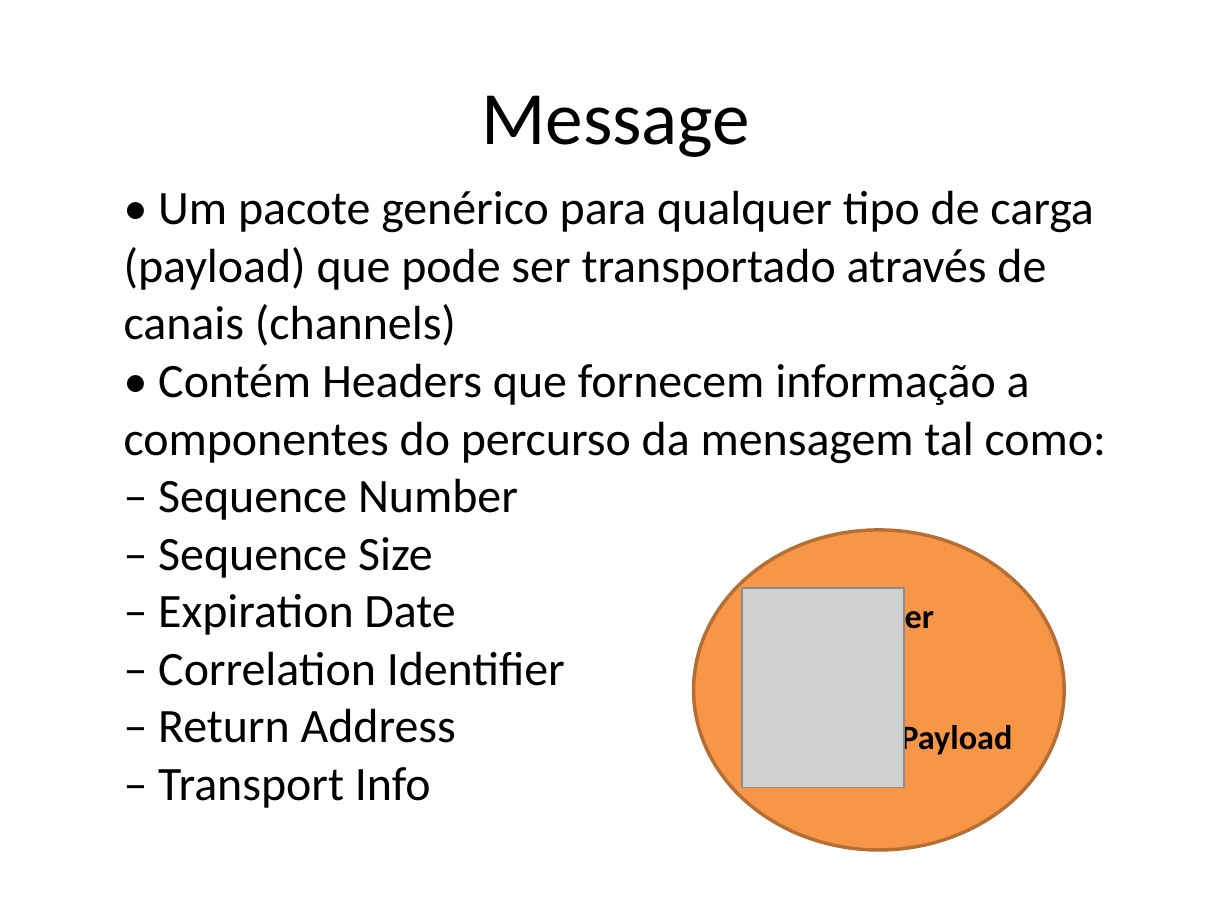
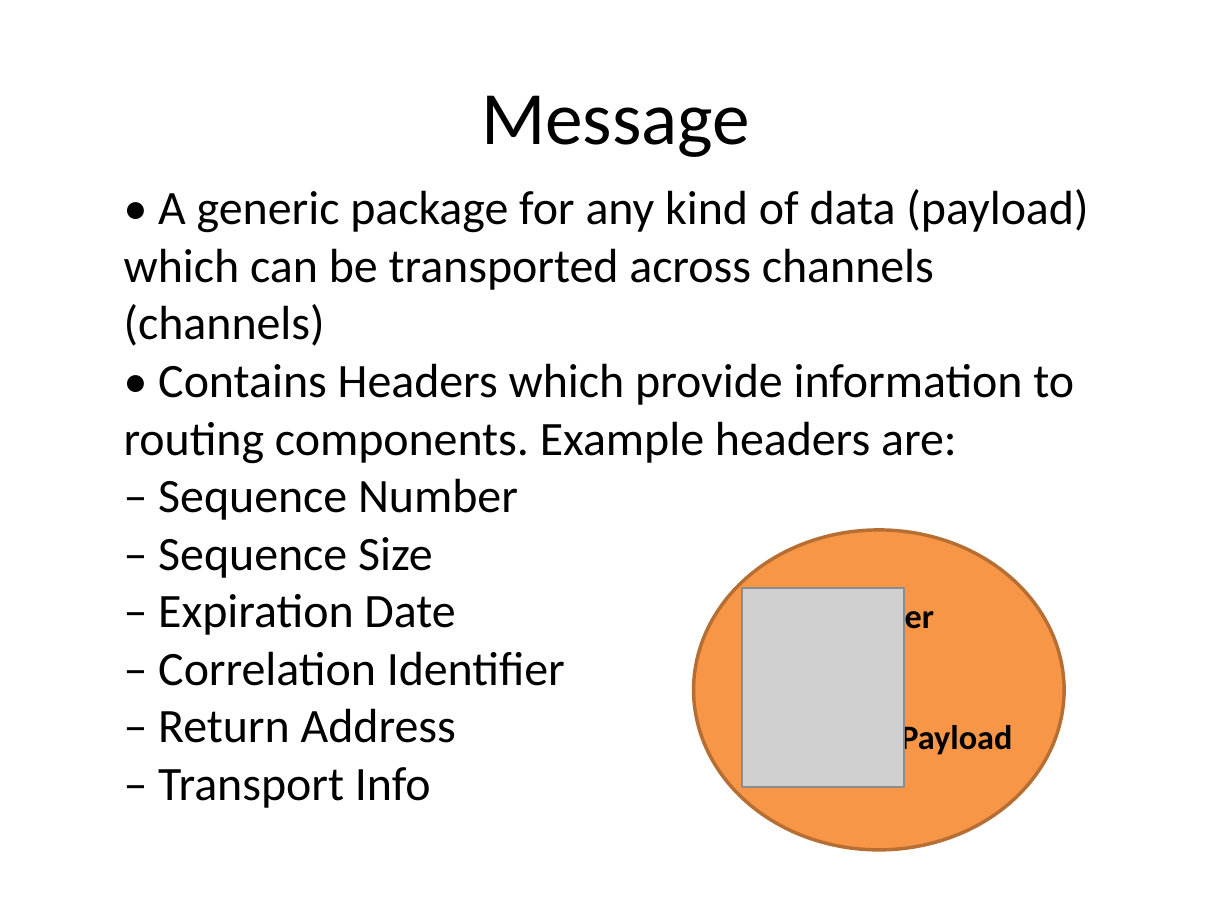
Before and after one commit to Cauliflower1988/cafe-si, a slide deck: slide 4 of src/site/training-resources/Sunset Integration.pptx. Drawn at 1232x924 pixels with LibreOffice and Linux fonts; fonts in the diff are those of the drawing; grey boxes stand for pictures. Boxes give left, top, right and bottom in pixels: in the first picture for what was removed or moved away, otherwise in the second. Text is boxed around its words. In the diff, an @@ line names an element or a change of style, - is before the commit and + after.

```diff
--- a/src/site/training-resources/Sunset Integration.pptx
+++ b/src/site/training-resources/Sunset Integration.pptx
@@ text at (124,189,1088,464): text changed @@
-• Um pacote genérico para qualquer tipo de carga (payload) que pode ser transportado através de canais (channels)
-• Contém Headers que fornecem informação a componentes do percurso da mensagem tal como:
+• A generic package for any kind of data (payload) which can be transported across channels (channels)
+• Contains Headers which provide information to routing components. Example headers are:
```
Also in this commit, not shown: 12 other slides changed.
